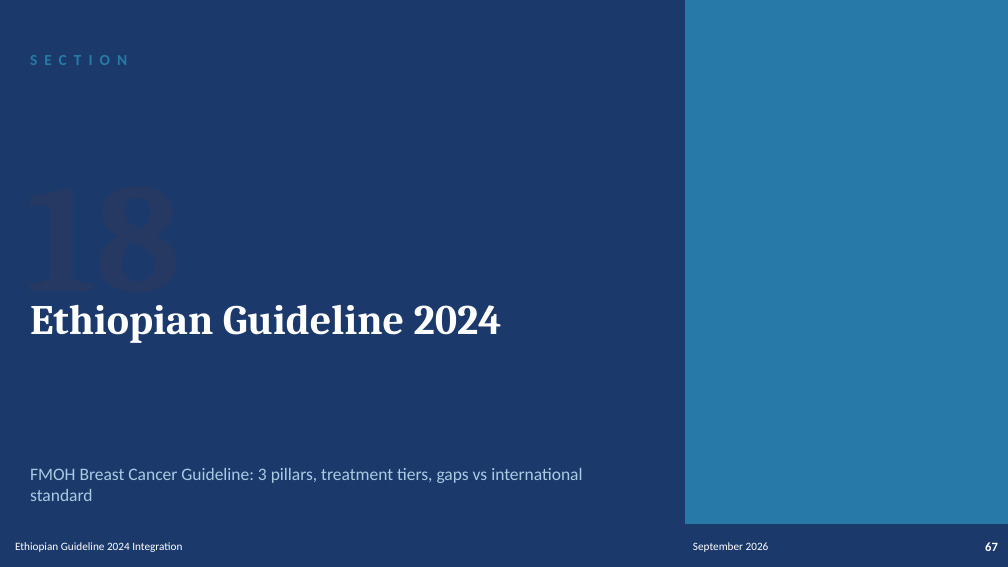
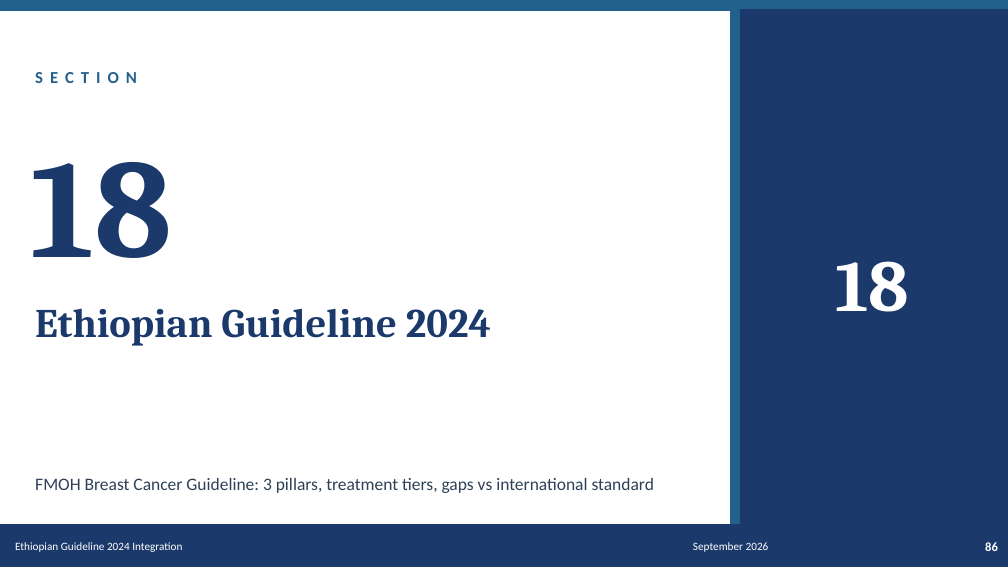
Before and after one commit to Muluamlak/Phone, a slide deck: slide 86 of BreastCancer_Management_Enhanced.pptx (slide 67 before the commit). Drawn at 1008x567 pixels with LibreOffice and Linux fonts; fonts in the diff are those of the drawing. Boxes give left, top, right and bottom in pixels: in the first picture for what was removed or moved away, otherwise in the second. Text is boxed around its words. In the diff, an @@ line names an element or a change of style, - is before the commit and + after.

```diff
--- a/BreastCancer_Management_Enhanced.pptx
+++ b/BreastCancer_Management_Enhanced.pptx
@@ rectangle removed at (0,0,1008,566) @@
@@ rectangle added at (0,0,1008,10), fill #21618C, outline #21618C 1 pt @@
@@ rectangle: place and size @@
-rectangle at (685,0,1008,566)
+rectangle at (731,10,1008,567)
@@ rectangle at (731,10,1008,567): fill #2779A7 to #1B3A6B; outline #2779A7 1 pt to #1B3A6B 1 pt @@
@@ rectangle added at (731,10,739,567), fill #21618C, outline #21618C 1 pt @@
@@ text "SECTION": place and size @@
-text "SECTION" at (30,38,534,81)
+text "SECTION" at (35,55,539,98)
@@ text "SECTION" at (35,55,539,98): size 11 to 12 pt, text colour #2779A7 to #21618C @@
@@ text "18": place and size @@
-text "18" at (25,304,181,324)
+text "18" at (30,162,172,258)
@@ text "18" at (30,162,172,258): size 110 to 100 pt, text colour #253963 to #1B3A6B @@
@@ text added at (835,261,909,312), 52 pt, text #FFFFFF, bold @@
+18
@@ text "Ethiopian Guideline 2024" at (35,308,491,346): size 30 to 29 pt, text colour #FFFFFF to #1B3A6B @@
@@ text "FMOH Breast Cancer Guideline: 3 ..." at (35,478,654,493): text colour #A9CCE3 to #2E4057 @@
@@ text at (985,542,998,551): text changed @@
-67
+86
```
Also in this commit, not shown: 72 other slides changed, 21 slides added.
